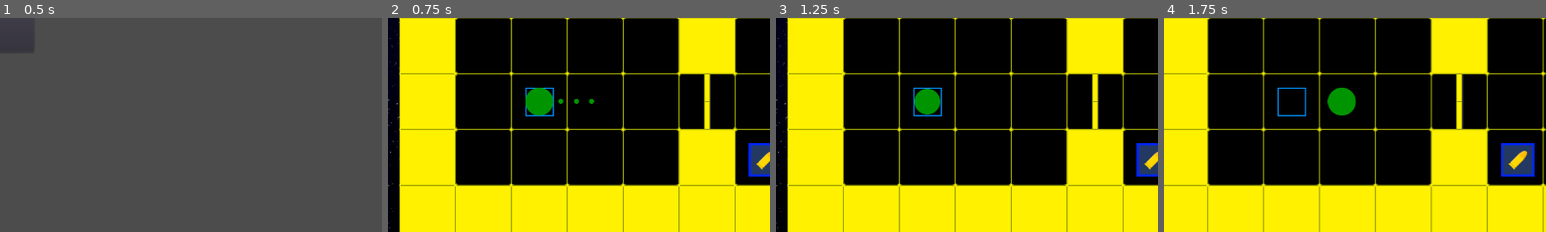
Above: before the commit, frames 1-4 (left to right).
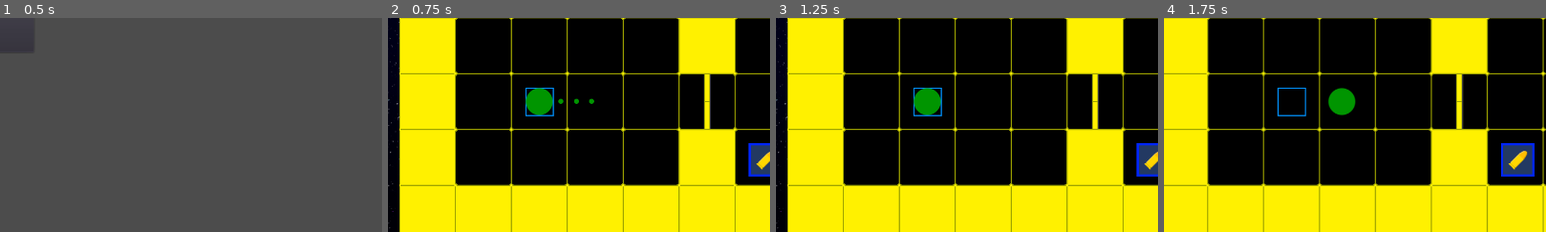
Above: after the commit, the same moments.

Repository: PalPav/Ziea
Game: Godot game, scene res://app/gui/MainMenu.tscn
The game is run twice, just before and just after one commit, with the same random seed, the same clock (stepped at 60 frames per second) and the same inputs.
Inputs:
- Up to frame 1 (0.5 s): no input
- Up to frame 2 (0.75 s): click "New game" at 0.5 s
- Up to frame 3 (1.25 s): no input
- Up to frame 4 (1.75 s): tap Enter at 1.25 s; hold W (player_forward) from 1.28 s (still down); tap F (player_next_weapon) at 1.35 s
The pictures show only the part of the screen within x 23-73%, y 31-80%; the shares and areas given below are measured in that part.

Frame 1 is identical in both runs. In frame 2, 0.1% of the frame differs, in the area x 36-44%, y 32-46%; in frame 3, 0.1%; in frame 4, 0.1%, in the area x 42-51%, y 32-46%.

Commit message:
Save load system

Diff:
--- a/app/GameplayController.gd
+++ b/app/GameplayController.gd
@@ -18,19 +18,19 @@
 	EventBus.connect("stage_cleared", self, "onStageCleared")
 
 
+	if (MainController.is_loading):
+		MainController.loadGame()
+		return
 
 	if !next_level:
 		next_level = load("res://app/levels/Level_debug.tscn")
 	loadNextLevel()
 
-
 func onPlayerDeath():
 	$RestartTimer.start()
 
 func _on_RestartTimer_timeout():
-	if level_container.get_child_count():
-		var current_scene = level_container.get_child(0).filename
-		initLevel(load(current_scene))
+	MainController.loadGame()
 
 func onStageCleared():
 	$TeleportTimer.start()
@@ -41,7 +41,7 @@
 	initLevel(next_level)
 
 func initLevel(level_scene:PackedScene):
-
+	print(self, level_scene)
 	if level_container.get_child_count():
 		level_container.get_child(0).queue_free()
 		yield(get_tree(), "idle_frame")
@@ -61,3 +61,17 @@
 	# Врагам тоже нужно перекур
 	get_tree().call_group("enemies", "set_player", player)
 	player.teleportModeOff()
+
+func saveState(save_data):
+	save_data["gameplay_contoller"] = {
+		"current_level" : getCurrentLevel().get_filename()
+	}
+
+func loadState(save_data):
+	print('gameplay controller load init')
+	var load_level = load(save_data["gameplay_contoller"]["current_level"]);
+	print("Load level", load_level)
+	initLevel(load_level)
+
+func getCurrentLevel():
+	return level_container.get_child(0);
--- a/app/GameplayController.tscn
+++ b/app/GameplayController.tscn
@@ -6,7 +6,9 @@
 [ext_resource path="res://assets/images/bg.png" type="Texture" id=4]
 [ext_resource path="res://app/GameplayController.gd" type="Script" id=5]
 
-[node name="GameplayController" type="Node"]
+[node name="GameplayController" type="Node" groups=[
+"persist",
+]]
 script = ExtResource( 5 )
 player_blueprint = ExtResource( 1 )
 
--- a/app/gui/MainMenu.gd
+++ b/app/gui/MainMenu.gd
@@ -1,5 +1,8 @@
 extends MarginContainer
 
+func _ready():
+	if MainController.isSaveFileExists():
+		enableContinue()
 
 func _on_New_game_pressed():
 	MainController.runNewGame()
@@ -10,4 +13,7 @@
 
 
 func _on_Continue_pressed():
-	pass # Replace with function body.
+	MainController.continueGame()
+
+func enableContinue():
+	$HBoxContainer/VBoxContainer/Options/Continue.set_deferred("disabled", false)
--- a/app/levels/AbstractLevel.gd
+++ b/app/levels/AbstractLevel.gd
@@ -26,7 +26,8 @@
 # warning-ignore:return_value_discarded
 	else:
 		activateExit()
-
+	yield(get_tree(),"idle_frame")
+	EventBus.emit_signal("level_ready")
 func initActiveZones()->void:
 	spawnDoors()
 
--- a/app/player/Player.gd
+++ b/app/player/Player.gd
@@ -4,7 +4,6 @@
 var speed			 = 200
 var strafe_speed	 = 150
 var rotation_speed	 = 1.8
-var damage			 = 10
 var max_health		 = 10
 var current_health	 = max_health
 var is_changing_weapon = false
@@ -127,7 +126,20 @@
 	$Collider.set_deferred("disabled", false)
 	$Direction.show()
 	$Body.play()
-	current_health = max_health
+	if (current_health <= 0):
+		current_health = max_health
 
 func getWeapons():
 	return weapons
+
+func saveState(save_data: Dictionary):
+	save_data["player"] = {
+		"current_health" : self.current_health
+	}
+
+func loadState(load_data:Dictionary):
+	print('Player load init')
+	current_health = load_data['player']['current_health']
+	yield(get_tree(),"idle_frame")
+	resurect()
+	EventBus.emit_signal("weapon_changed",getCurrnetWeapon().getWeaponState())
--- a/app/player/Player.tscn
+++ b/app/player/Player.tscn
@@ -29,6 +29,7 @@
 } ]
 
 [node name="Player" type="KinematicBody2D" groups=[
+"persist",
 "players",
 ]]
 script = ExtResource( 6 )
@@ -48,6 +49,7 @@
 [node name="Body" type="AnimatedSprite" parent="."]
 frames = SubResource( 2 )
 animation = "Idle"
+frame = 1
 playing = true
 
 [node name="Dead" type="Sprite" parent="."]
@@ -61,9 +63,13 @@
 
 [node name="Weapons" type="Node2D" parent="."]
 
-[node name="Handgun" parent="Weapons" instance=ExtResource( 7 )]
+[node name="Handgun" parent="Weapons" groups=[
+"persist",
+] instance=ExtResource( 7 )]
 
-[node name="Shotgun" parent="Weapons" instance=ExtResource( 8 )]
+[node name="Shotgun" parent="Weapons" groups=[
+"persist",
+] instance=ExtResource( 8 )]
 visible = false
 
 [node name="WeaponChangeTimer" type="Timer" parent="."]
--- a/app/scripts/MainController.gd
+++ b/app/scripts/MainController.gd
@@ -1,6 +1,74 @@
 extends Node
 
+var is_loading = false
+const SAVE_GAME_PATH = "user:///zeia_save.save"
 
 func runNewGame():
 	# warning-ignore:return_value_discarded
 	get_tree().change_scene("res://app/GameplayController.tscn")
+
+func continueGame():
+	is_loading = true
+	runNewGame()
+
+func _ready():
+	# warning-ignore:return_value_discarded
+	EventBus.connect("level_ready", self, "saveGame")
+
+#func _input(event):
+	#if event.is_action_pressed("save_game"):
+		#saveGame()
+	#if event.is_action_pressed("load_game"):
+		#loadGame()
+
+func isSaveFileExists()->bool:
+	var save_game = File.new()
+	return save_game.file_exists(SAVE_GAME_PATH)
+
+func saveGame():
+	var save_data = {}
+
+	var save_nodes = get_tree().get_nodes_in_group("persist")
+	for node in save_nodes:
+		# Check the node is an instanced scene so it can be instanced again during load.
+		if node.filename.empty():
+			print("persistent node '%s' is not an instanced scene, skipped" % node.name)
+			continue
+
+		# Check the node has a save function.
+		if !node.has_method("saveState"):
+			print("persistent node '%s' is missing a saveState() function, skipped" % node.name)
+			continue
+
+		# Call the node's save function.
+		node.call("saveState", save_data)
+
+	save_data = to_json(save_data)
+	var save_game = File.new()
+	save_game.open(SAVE_GAME_PATH, File.WRITE)
+	save_game.store_line(save_data)
+	save_game.close()
+
+func loadGame():
+	var save_game = File.new()
+	if not save_game.file_exists(SAVE_GAME_PATH):
+		return # Error! We don't have a save to load.
+
+	save_game.open(SAVE_GAME_PATH, File.READ)
+	var load_data = parse_json(save_game.get_line())
+
+	var load_nodes = get_tree().get_nodes_in_group("persist")
+	for node in load_nodes:
+		# Check the node is an instanced scene so it can be instanced again during load.
+		if node.filename.empty():
+			print("persistent node '%s' is not an instanced scene, skipped" % node.name)
+			continue
+
+		# Check the node has a save function.
+		if !node.has_method("loadState"):
+			print("persistent node '%s' is missing a loadState() function, skipped" % node.name)
+			continue
+
+		node.loadState(load_data)
+
+	save_game.close()
--- a/app/scripts/event_bus.gd
+++ b/app/scripts/event_bus.gd
@@ -9,7 +9,8 @@
 signal player_dead
 # warning-ignore:unused_signal
 signal stage_cleared
-
+# warning-ignore:unused_signal
+signal level_ready
 
 # эвенты оружия
 # warning-ignore:unused_signal
--- a/app/weapons/AbstractWeapon.gd
+++ b/app/weapons/AbstractWeapon.gd
@@ -1,5 +1,7 @@
 extends Node2D
 class_name AbstractWeapon
+
+const SAVE_PREFIX = "weapon_"
 
 var clip_size:int = 12
 var bandolier_size:int = 60
@@ -62,9 +64,18 @@
 func reloadLogic():
 	pass
 
-func getWeaponState():
+func getWeaponState()->Dictionary:
 	return {
 		'name':self.name,
 		'in_clip': clip_ammo_amount,
 		'in_bandolier':bandolier_ammo_amount
 	}
+
+func saveState(save_data: Dictionary):
+	save_data[str(SAVE_PREFIX, name)] = getWeaponState()
+
+func loadState(load_data: Dictionary):
+	print('W load init')
+	var weapon_save_key = str(SAVE_PREFIX, name)
+	clip_ammo_amount = load_data[weapon_save_key]["in_clip"]
+	bandolier_ammo_amount = load_data[weapon_save_key]["in_bandolier"]
--- a/project.godot
+++ b/project.godot
@@ -49,6 +49,7 @@
 boot_splash/image="res://assets/images/splash.png"
 boot_splash/bg_color=Color( 0, 0, 0, 1 )
 config/icon="res://icon.png"
+config/version="0.0.1"
 
 [autoload]
 
@@ -110,6 +111,16 @@
 "events": [ Object(InputEventKey,"resource_local_to_scene":false,"resource_name":"","device":0,"alt":false,"shift":false,"control":false,"meta":false,"command":false,"pressed":false,"scancode":70,"unicode":0,"echo":false,"script":null)
  ]
 }
+save_game={
+"deadzone": 0.5,
+"events": [ Object(InputEventKey,"resource_local_to_scene":false,"resource_name":"","device":0,"alt":false,"shift":false,"control":false,"meta":false,"command":false,"pressed":false,"scancode":16777248,"unicode":0,"echo":false,"script":null)
+ ]
+}
+load_game={
+"deadzone": 0.5,
+"events": [ Object(InputEventKey,"resource_local_to_scene":false,"resource_name":"","device":0,"alt":false,"shift":false,"control":false,"meta":false,"command":false,"pressed":false,"scancode":16777249,"unicode":0,"echo":false,"script":null)
+ ]
+}
 
 [layer_names]
 
